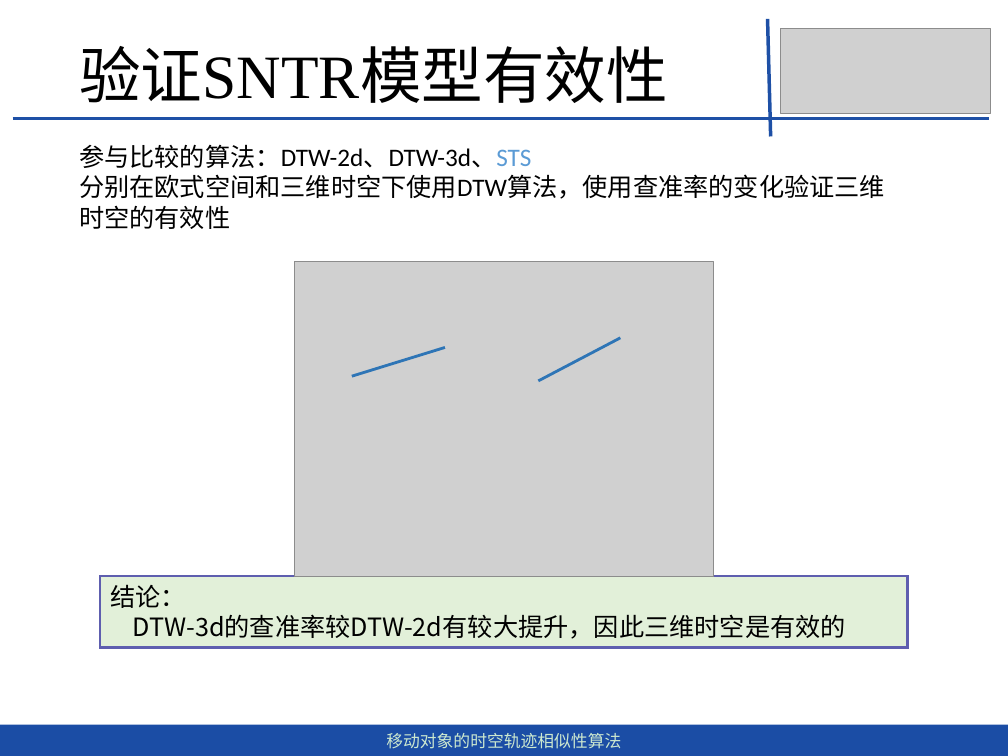
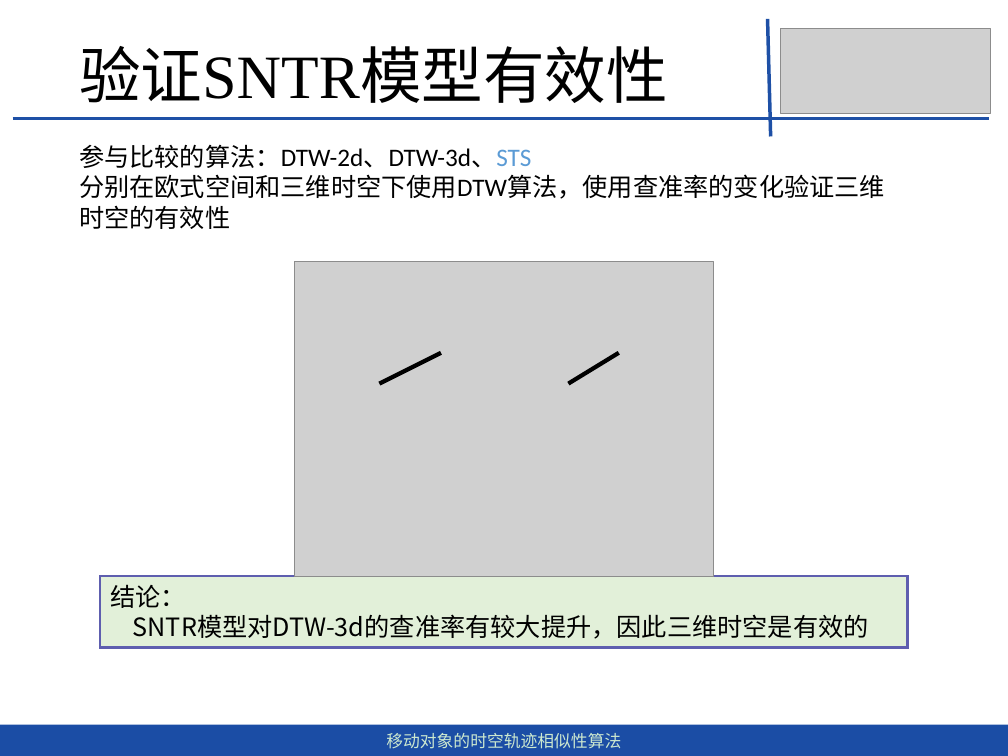
Before and after one commit to dingguangwei/biyelunwen, a slide deck: slide 34 of 移动对象的时空轨迹相似性查询算法-丁光伟-第2版.pptx (slide 33 before the commit). Drawn at 1008x756 pixels with LibreOffice and Linux fonts; fonts in the diff are those of the drawing; grey boxes stand for pictures. Boxes give left, top, right and bottom in pixels: in the first picture for what was removed or moved away, otherwise in the second. Text is boxed around its words. In the diff, an @@ line names an element or a change of style, - is before the commit and + after.

```diff
--- a/移动对象的时空轨迹相似性查询算法-丁光伟-第2版.pptx
+++ b/移动对象的时空轨迹相似性查询算法-丁光伟-第2版.pptx
@@ line moved from (352, 376) - (445, 348) to (379, 384) - (442, 353) @@
@@ line (379, 384) - (442, 353): stroke #2E75B6 2 pt to #000000 3 pt @@
@@ line moved from (538, 381) - (620, 338) to (569, 384) - (619, 353) @@
@@ line (569, 384) - (619, 353): stroke #2E75B6 2 pt to #000000 3 pt @@
@@ text in rectangle at [133, 614, 869, 639]: text changed @@
-DTW-3d的查准率较DTW-2d有较大提升，因此三维时空是有效的
+SNTR模型对DTW-3d的查准率有较大提升，因此三维时空是有效的
```
Also in this commit, not shown: 7 other slides changed, 1 slide added, 3 other files.
